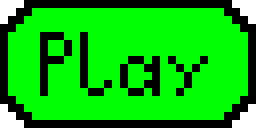
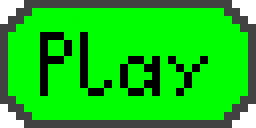
Before/after of a 256x128 layered artwork. What changed in the layer stack:
painted on "start_button.png" over left=0, top=0, right=256, bottom=128
